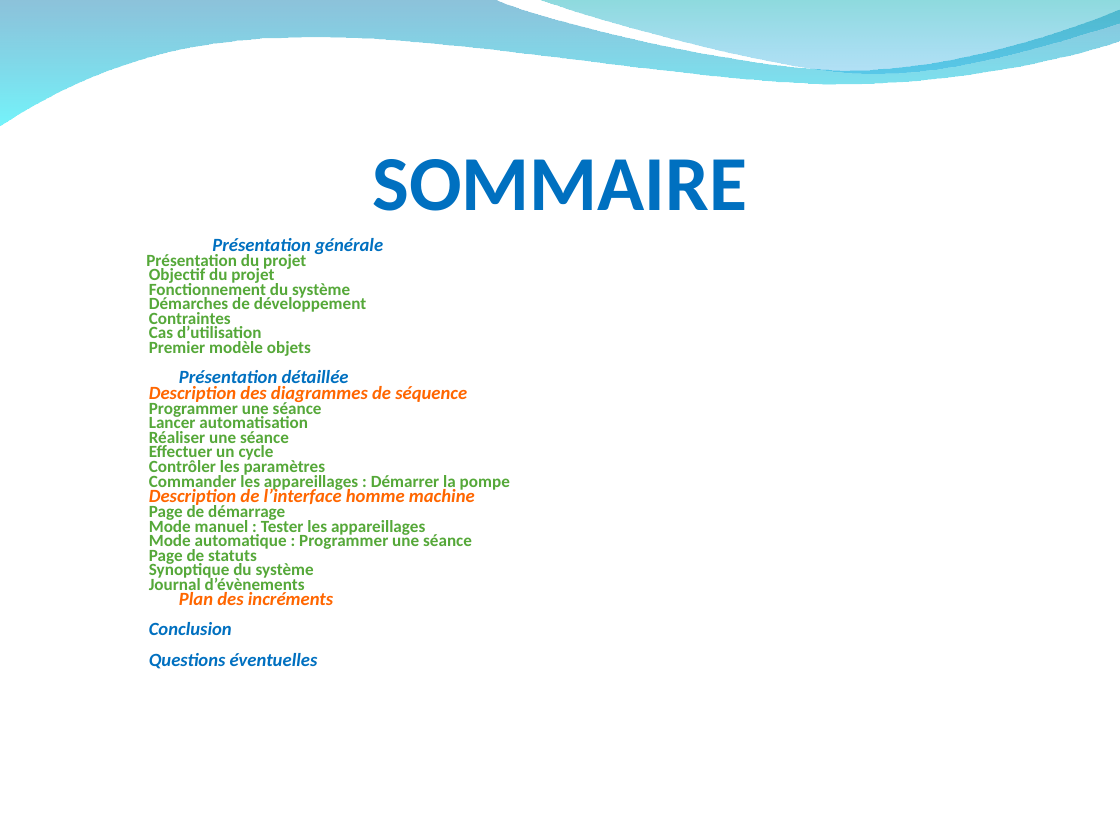
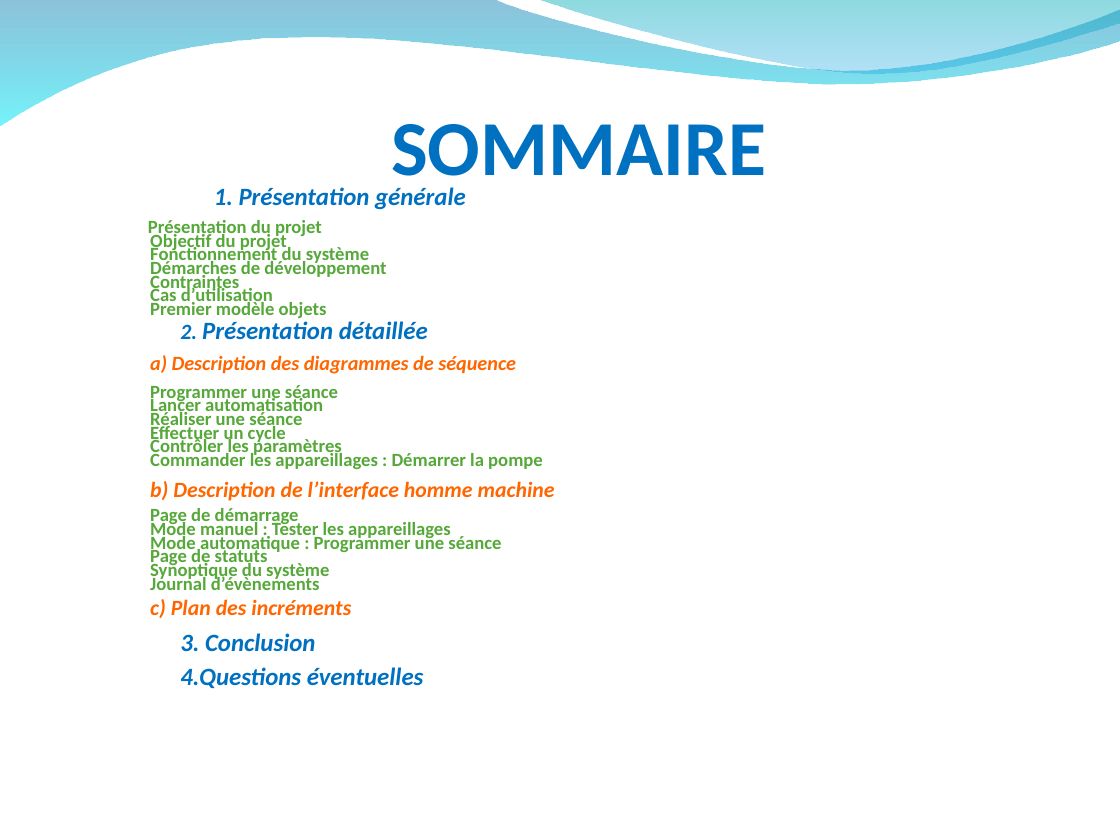
Before and after one commit to hardware/AscenseurPoissons, a slide deck: slide 2 of DOSSIERS A RENDRE/RevueAnalysePPT.ppt. Drawn at 1120x840 pixels with LibreOffice and Linux fonts; fonts in the diff are those of the drawing; background and template pictures are left out. Boxes give left, top, right and bottom in pixels: in the first picture for what was removed or moved away, otherwise in the second. Text is boxed around its words. In the diff, an @@ line names an element or a change of style, - is before the commit and + after.

```diff
--- a/DOSSIERS A RENDRE/RevueAnalysePPT.ppt
+++ b/DOSSIERS A RENDRE/RevueAnalysePPT.ppt
@@ title "SOMMAIRE" rewrapped from [372, 159, 747, 211] to [391, 124, 766, 193] @@
@@ text "1. Présentation générale": place and size @@
-text "1. Présentation générale" at [146, 238, 510, 669]
+text "1. Présentation générale" at [148, 187, 555, 688]
@@ text at [214, 187, 466, 210]: text changed; size 12 to 16 pt @@
-Présentation générale
+1. Présentation générale
@@ text at [148, 220, 543, 590]: size 11 to 12 pt in "Présentation du projet", "Objectif du projet", "Fonctionnement du système", "Démarches de développement" and 15 more places; line spacing 0.5 to 0.4 @@
@@ text at [150, 321, 516, 374]: text changed; size 12 to 13 pt @@
-    Présentation détaillée
-    Description des diagrammes de séquence
+    2. Présentation détaillée
+    a) Description des diagrammes de séquence
@@ text at [150, 481, 555, 501]: text changed; size 12 to 14 pt @@
-    Description de l’interface homme machine
+    b) Description de l’interface homme machine
@@ text at [150, 599, 424, 688]: text changed; size 12 to 16 pt @@
-    Plan des incréments
-    Conclusion
-    Questions éventuelles
+    c) Plan des incréments
+    3. Conclusion
+    4.Questions éventuelles
```
Also in this commit, not shown: 8 other slides changed, 10 slides added, 13 slides removed.
